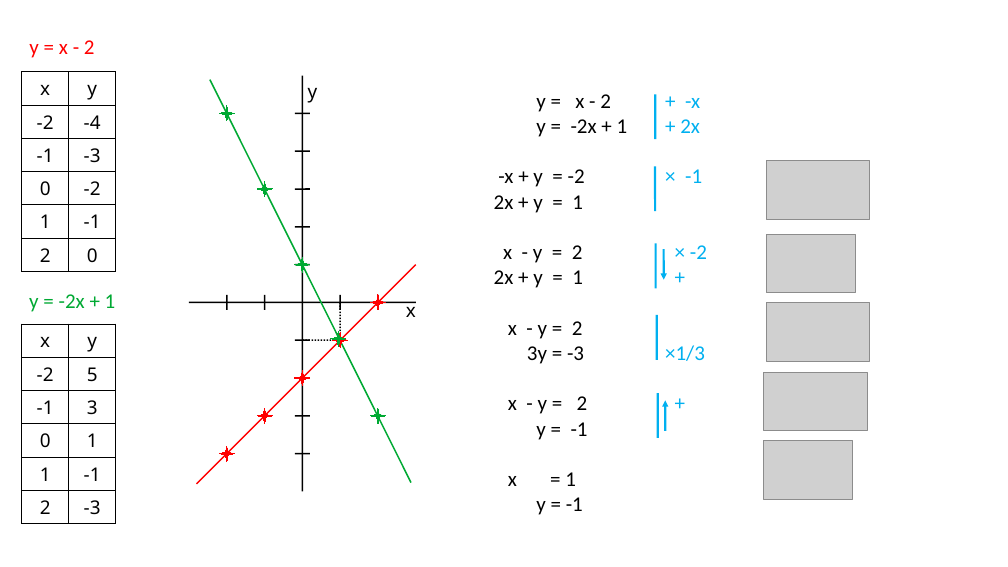
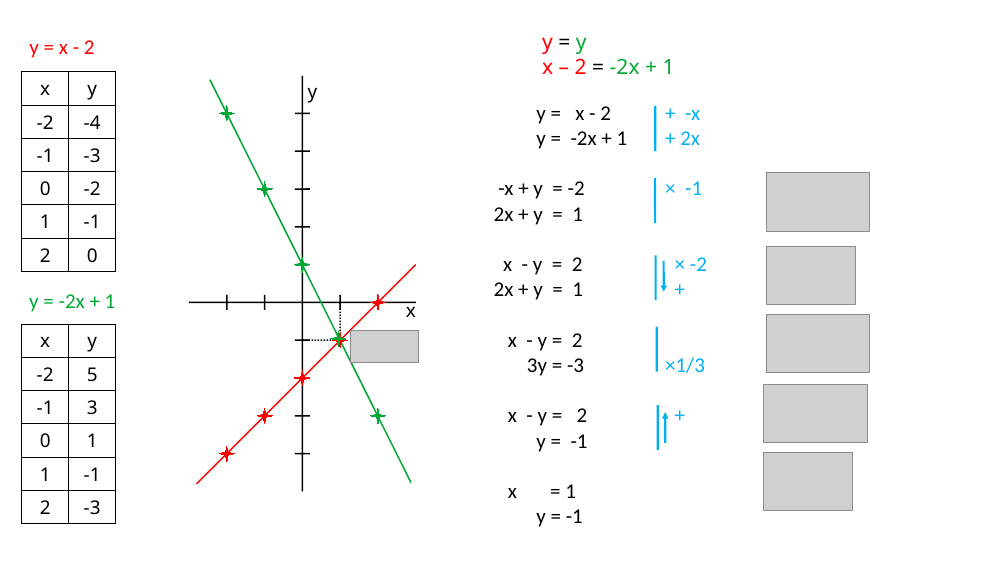
Before and after one commit to QQuick/Wiztech, a slide deck: slide 7 of module_2_numerieke_wiskunde/les_2_vergelijkingen_matrices_en_vectoren/vergelijkingen_1.odp. Drawn at 1008x567 pixels with LibreOffice and Linux fonts; fonts in the diff are those of the drawing; grey boxes stand for pictures. Boxes give left, top, right and bottom in pixels: in the first picture for what was removed or moved away, otherwise in the second. Text is boxed around its words. In the diff, an @@ line names an element or a change of style, - is before the commit and + after.

```diff
--- a/module_2_numerieke_wiskunde/les_2_vergelijkingen_matrices_en_vectoren/vergelijkingen_1.odp
+++ b/module_2_numerieke_wiskunde/les_2_vergelijkingen_matrices_en_vectoren/vergelijkingen_1.odp
@@ text added at (542, 37, 675, 74), 20 pt, text #00A933 @@
+y = y
+x – 2 = -2x + 1
@@ 2 pictures, 1 line: place and size @@
-2 pictures, 1 line at (656, 234, 870, 361)
+2 pictures, 1 line at (656, 247, 870, 373)
@@ picture added at (351, 330, 418, 362) @@
@@ 4 lines, 3 pictures, 2 texts, 2 arrows: place and size @@
-4 lines, 3 pictures, 2 texts, 2 arrows at (494, 94, 870, 515)
+4 lines, 3 pictures, 2 texts, 2 arrows at (494, 106, 870, 527)
```
Also in this commit, not shown: 2 other slides changed, 3 other files.
